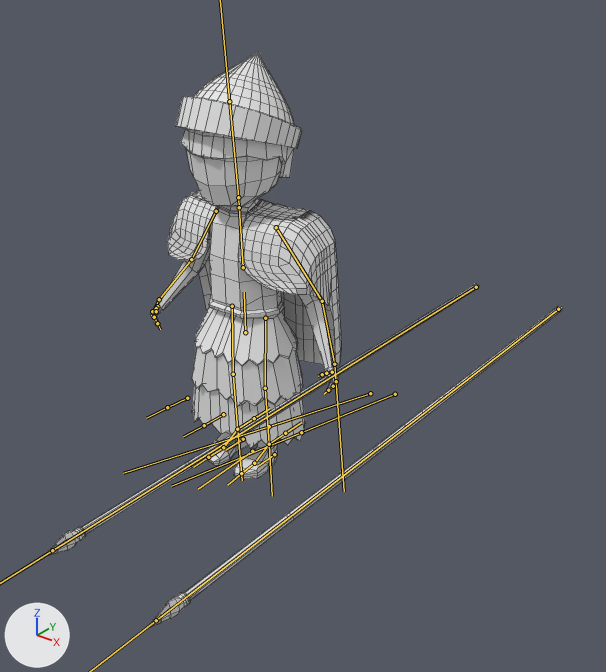
Renders of the FBX model Map/Assets/Models/Summerian_warrior/summerian_warrior.fbx from each side of a commit.
Rendered twice from a 50 mm camera at (2.76, -2.97, 2.71) aimed at (0.47, -0.09, 0.93). Lighting does not change. The marker at lower left points along +X, +Y and +Z. The bones that bend it are drawn over the model as lines. Mesh edges are drawn as thin lines.

The first picture shows 'Warrior'.
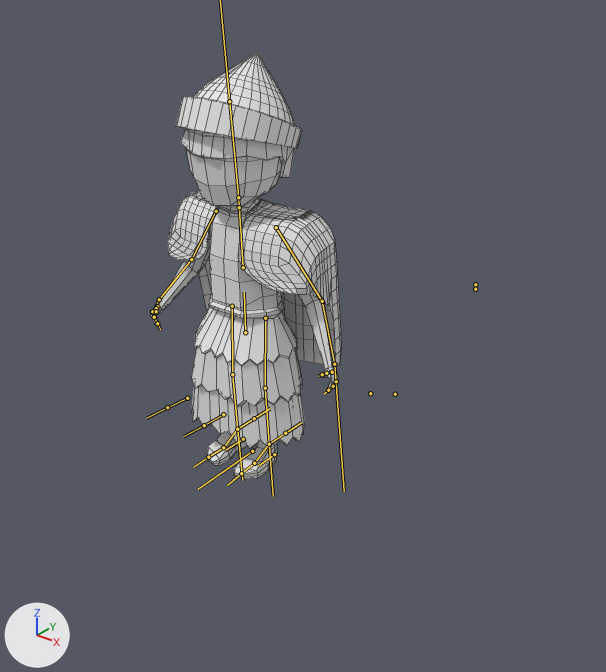
The newer file adds an action. The first version stands in its rest pose; the second is drawn at frame 1 of the action 'Armature|Sumerian_Warrior_Dead'.

Where the change shows, as pixel boxes [x1, y1, x2, y2] in the pictures (606 x 672 px):
'Warrior', posed
    before: [42, 51, 563, 629]
    after: [151, 51, 341, 479]
bone 'Hacha', root to tip
    before: (476, 287) to (52, 550)
    after: (475, 289) to (475, 289)
bone 'Martillo', root to tip
    before: (558, 309) to (156, 620)
    after: (475, 284) to (475, 284)

The edits, one by one:
Bone 'Hacha' (bone_hacha) moves from (0.0, 0.0, 0.0) to (0.0, 0.0, 0.1).
Bone 'Hacha' (bone_hacha) turns from (0, 0, 0) to (0, 0, 180) degrees about its own x, y and z.
Bone 'Hacha' (bone_hacha) is rescaled from (1.0, 1.0, 1.0) to (0.0, 0.0, 0.0).
Bone 'Martillo' (bone_martillo) moves from (0.0, 0.0, 0.0) to (-3.66, 0.32, -0.25).
Bone 'Martillo' (bone_martillo) turns from (0, 0, 0) to (0, 0, 180) degrees about its own x, y and z.
Bone 'Martillo' (bone_martillo) is rescaled from (1.0, 1.0, 1.0) to (0.0, 0.0, 0.0).
